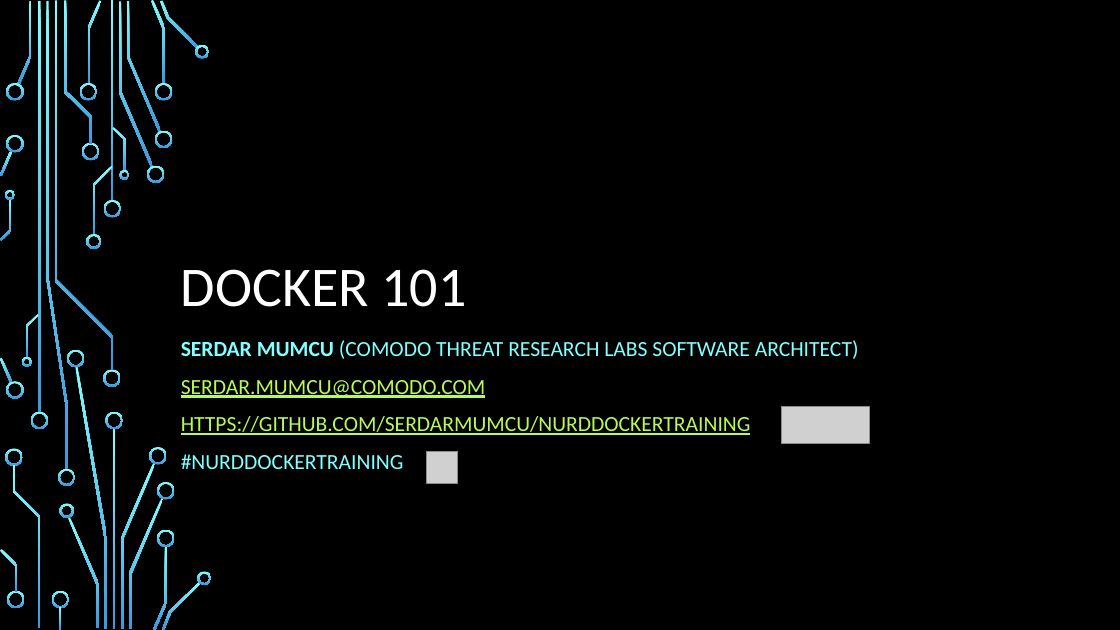
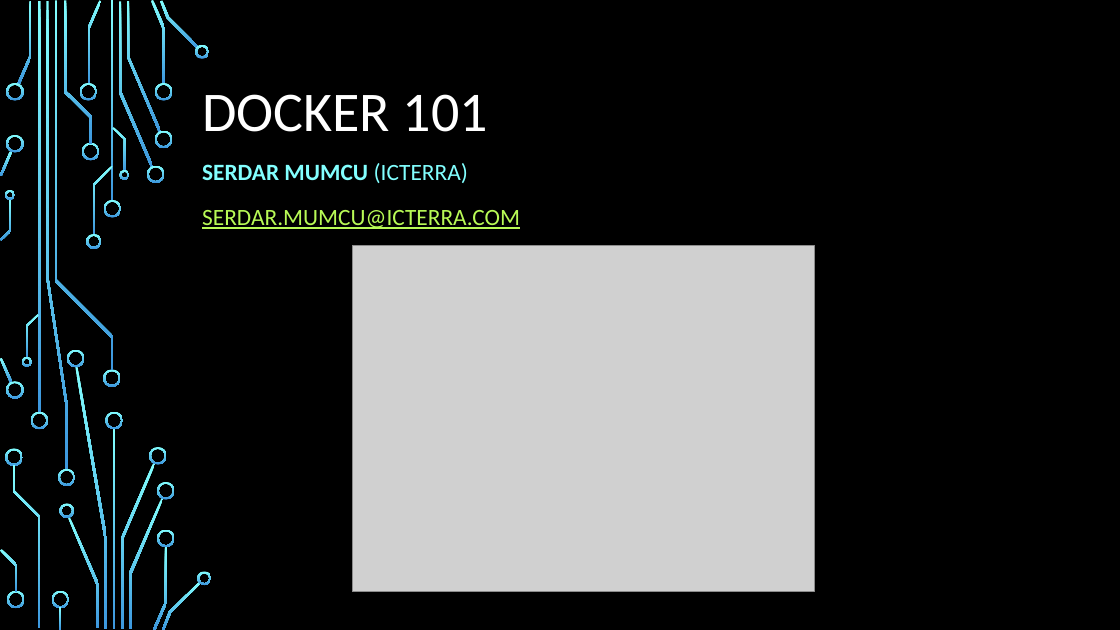
Before and after one commit to serdarmumcu/dockertraining, a slide deck: slide 1 of DOCKER 101.pptx. Drawn at 1120x630 pixels with LibreOffice and Linux fonts; fonts in the diff are those of the drawing; grey boxes stand for pictures; background and template pictures are left out. Boxes give left, top, right and bottom in pixels: in the first picture for what was removed or moved away, otherwise in the second. Text is boxed around its words. In the diff, an @@ line names an element or a change of style, - is before the commit and + after.

```diff
--- a/DOCKER 101.pptx
+++ b/DOCKER 101.pptx
@@ title "DOCKER 101" moved from (x1=181, y1=269, x2=466, y2=307) to (x1=202, y1=94, x2=488, y2=132) @@
@@ subtitle at (x1=202, y1=163, x2=520, y2=229): text changed; size 18.5 to 20 pt; text colour #82FFFF to #B8FA56 @@
-SERDAR MUMCU (COMODO THREAT RESEARCH LABS SOFTWARE ARCHITECT)
-SERDAR.MUMCU@COMODO.COM
-HTTPS://GITHUB.COM/SERDARMUMCU/NURDDOCKERTRAINING
-#NURDDOCKERTRAINING
+SERDAR MUMCU (ICTERRA)
+SERDAR.MUMCU@ICTERRA.COM
@@ picture added at (x1=352, y1=245, x2=814, y2=592) @@
@@ picture removed at (x1=781, y1=407, x2=870, y2=444) @@
@@ picture removed at (x1=426, y1=451, x2=458, y2=483) @@
```
Also in this commit, not shown: 8 other slides changed, 2 slides added.
